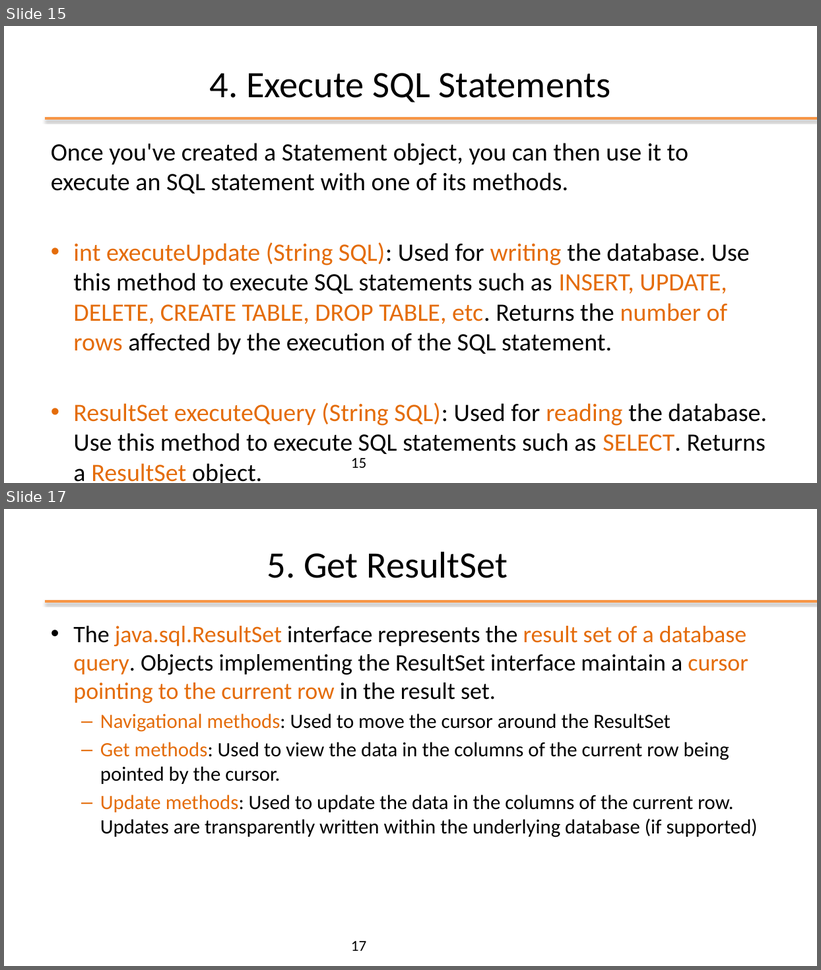
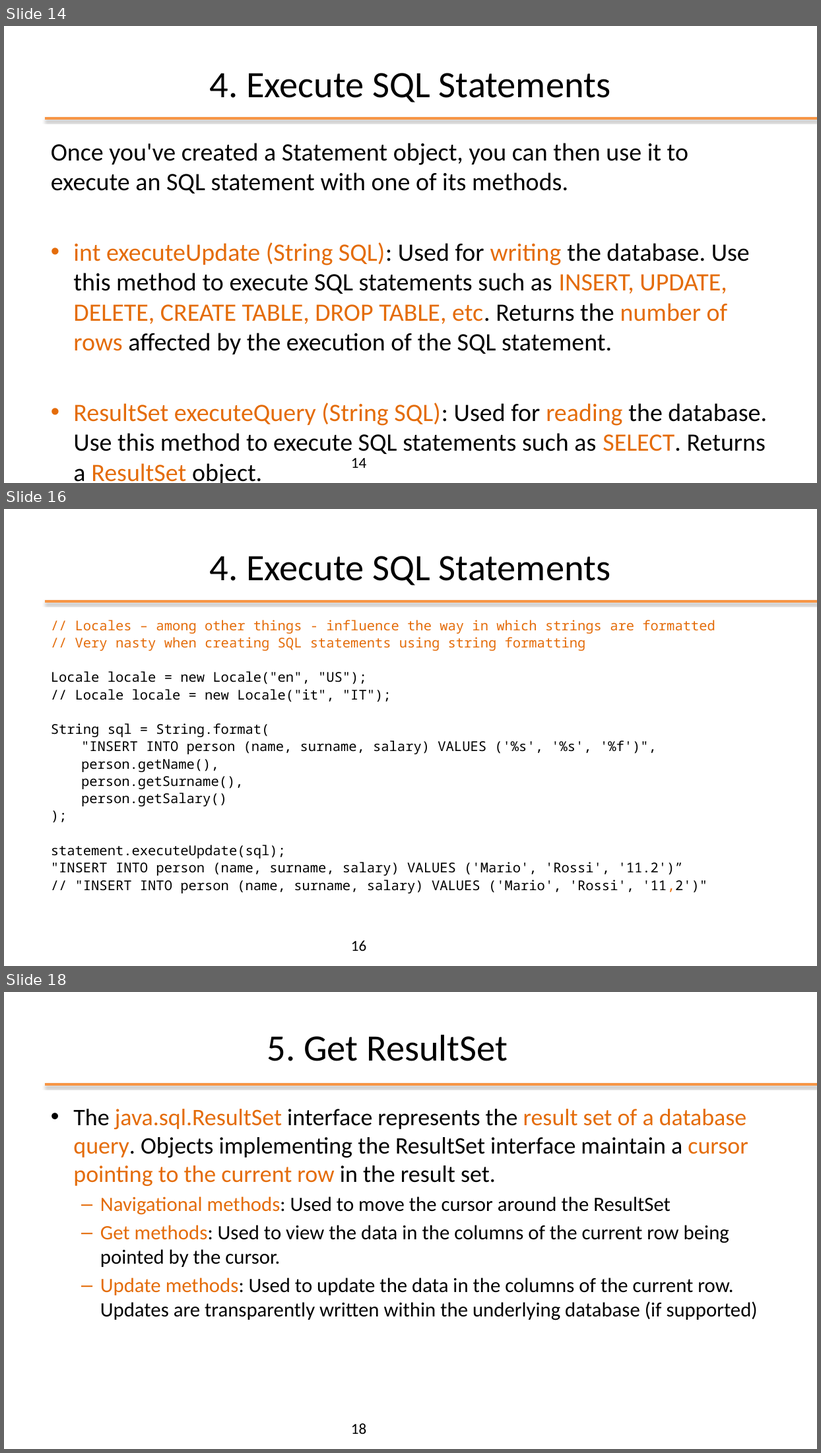
Before and after one commit to plctechnician/ooprogramming, a slide deck: java/slides/ppt/10 - Java Data Access (JDBC).pptx. Shown one above the other, each under a label of ours: slides 15 and 17 before the commit, slides 14, 16 and 18 after it; the slides between them are not shown. The pictures are 821x970 and 821x1453 pixels, drawn with LibreOffice and Linux fonts; fonts in the diff are those of the drawing; background and template pictures are left out. Boxes give left, top, right and bottom in pixels: in the first picture for what was removed or moved away, otherwise in the second. Text is boxed around its words. In the diff, an @@ line names an element or a change of style, - is before the commit and + after.

```diff
--- a/java/slides/ppt/10 - Java Data Access (JDBC).pptx
+++ b/java/slides/ppt/10 - Java Data Access (JDBC).pptx
@@ slide 16 added at (4, 509, 817, 966), background #FFFFFF; not listed: 1 template element that a slide beside it also shows @@
@@ title added at (210, 556, 611, 586), 44 pt, text #000000 @@
+4. Execute SQL Statements
@@ text added at (51, 620, 715, 894), 16 pt, text #000000 @@
+// Locales – among other things - influence the way in which strings are formatted
+// Very nasty when creating SQL statements using string formatting
+Locale locale = new Locale("en", "US");
+// Locale locale = new Locale("it", "IT");
+String sql = String.format(
+"INSERT INTO person (name, surname, salary) VALUES ('%s', '%s', '%f')",
+person.getName(),
+person.getSurname(),
+person.getSalary()
+);
+statement.executeUpdate(sql);
+"INSERT INTO person (name, surname, salary) VALUES ('Mario', 'Rossi', '11.2')”
+// "INSERT INTO person (name, surname, salary) VALUES ('Mario', 'Rossi', '11,2')"
@@ page number added at (351, 941, 366, 951), 18 pt, text #000000 @@
+16
@@ what was slide 15 is now slide 14 @@
@@ page number at (351, 458, 366, 468): text changed @@
-15
+14
@@ what was slide 17 is now slide 18 @@
@@ page number at (351, 1424, 366, 1434): text changed @@
-17
+18
```
Also in this commit, not shown: 2 slides changed, 1 other slide added, 1 slide removed, 7 other files.
